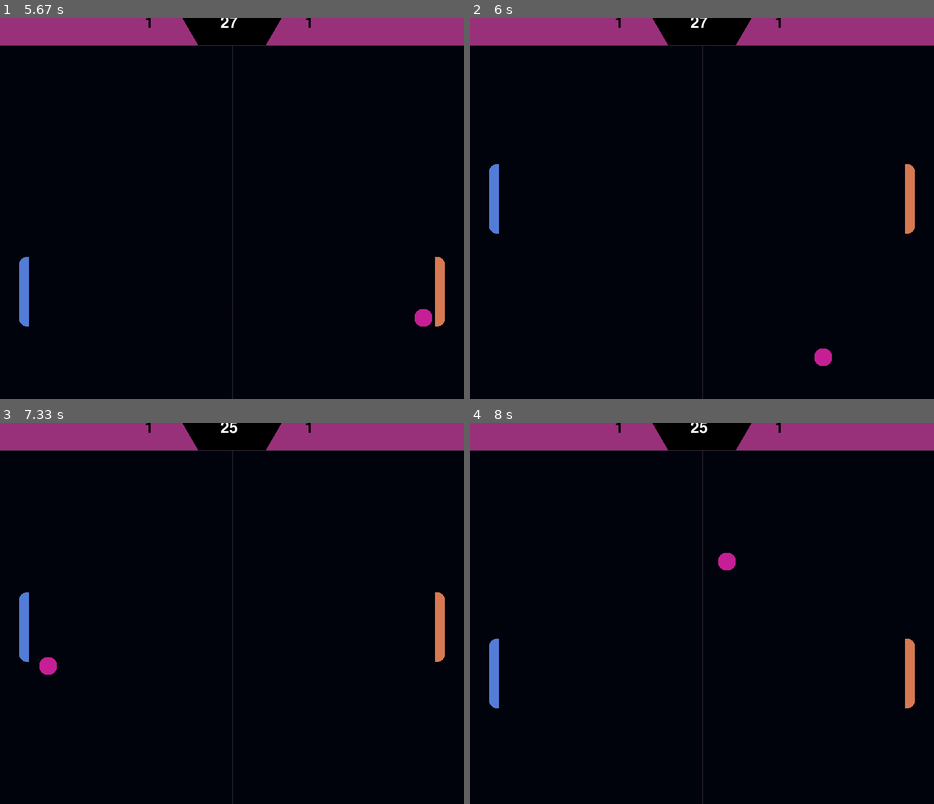
Above: before the commit, frames 1-4 (two rows, left to right).
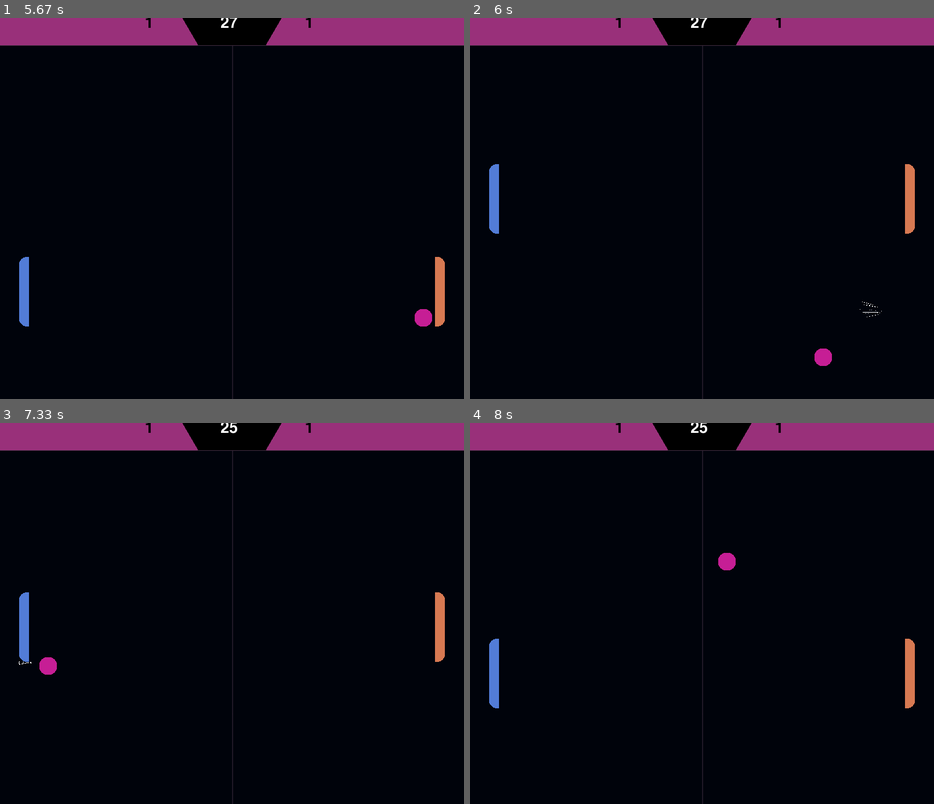
Above: after the commit, the same moments.

Repository: yada2x/pygame-pong
Game: pygame game, started from game.py
The game is run twice, just before and just after one commit, with the same random seed, the same clock (stepped at 60 frames per second) and the same inputs.
Inputs:
- Up to frame 1 (5.67 s): hold Up 0.33-0.8 s; hold Down 0.83-1.13 s; hold S 0.83-1.13 s; hold Up 1.17-1.53 s; hold W 1.17-1.53 s; hold Up 2.3-2.6 s; hold W 2.3-2.6 s; hold Up 2.63-3 s; hold W 2.63-3 s; hold Down 3.03-3.4 s; hold S 3.03-3.4 s; hold Up 3.43-3.73 s; hold W 3.43-3.73 s; hold Down 4.5-4.87 s; hold S 4.5-4.87 s; hold Up 4.9-5.2 s; hold W 4.9-5.2 s; hold Down 5.23-5.53 s; hold S 5.23-5.53 s; hold Up from 5.57 s (still down); hold W from 5.57 s (still down)
- Up to frame 2 (6 s): release Up at 5.93 s; release W at 5.93 s; hold Down from 5.97 s (still down); hold S from 5.97 s (still down)
- Up to frame 3 (7.33 s): release Down at 6.33 s; release S at 6.33 s; hold Up 6.37-6.67 s; hold W 6.37-6.67 s; hold Down 6.7-7 s; hold S 6.7-7 s; hold Up from 7.03 s (still down); hold W from 7.03 s (still down)
- Up to frame 4 (8 s): release Up at 7.4 s; release W at 7.4 s; hold Down 7.43-7.8 s; hold S 7.43-7.8 s; hold Up from 7.83 s (still down); hold W from 7.83 s (still down)

Frame 1 is identical in both runs. In frame 2, less than 0.1% of the frame differs, in the area x 84-89%, y 74-79%; in frame 3, less than 0.1%; in frame 4, nothing differs.

Commit message:
add very shoddy particles)

Diff:
--- a/game.py
+++ b/game.py
@@ -1,9 +1,11 @@
 import pygame
 import sys
 import random
+import math
 
 from scripts.utils import load_image, display_text
 from scripts.entities import PhysicsEntity, Ball
+from scripts.sparks import Spark
 
 class Game:
     def __init__(self):
@@ -17,7 +19,6 @@
 
         self.assets = {
             'ball': load_image('Ball.png'),
-            'ballmotion': load_image('BallMotion.png'),
             'board': load_image('Board.png'),
             'computer': load_image('Computer.png'),
             'player': load_image('Player.png'),
@@ -41,9 +42,12 @@
         self.comp_movement = [False, False] # [Up, Down] For Player
         self.paddle_speed = 10
 
-        # UI stuff
+        # UI
         self.player_score = 0
         self.computer_score = 0
+
+        # Sparks / Particle Effects
+        self.sparks: list[Spark] = []
 
     def restart(self):
         self.sfx['start'].play()
@@ -63,6 +67,7 @@
     def run(self):
         self.restart()
         while True:
+            # Rendering assets
             self.screen.fill((0, 0, 0)) # Clear everything
             self.screen.blit(self.assets['board'], (0, 300))
             self.screen.blit(self.assets['board'], (0, 47))
@@ -84,10 +89,13 @@
             collision = self.ball.update()
             self.ball.render(self.screen)
 
+            # Collision code
             restart = False
 
             if collision == 1:
                 self.sfx['paddle'].play()
+                for _ in range(10):
+                    self.sparks.append(Spark(self.ball.pos, random.random() - 0.5 + math.pi, 2 + random.random(), self.ball.x_dir))
             elif collision == 2:
                 self.sfx['wall'].play()
             elif collision == 3:
@@ -101,6 +109,14 @@
                 self.ball.render(self.screen)
                 restart = True
 
+            # Sparks / Particles Code
+            for spark in self.sparks.copy():
+                kill = spark.update()
+                spark.render(self.screen)
+                if kill:
+                    self.sparks.remove(spark)
+
+            # End-State Code
             if self.time_left <= 0:
                 restart = True
                 if self.player_score > self.computer_score:
--- /dev/null
+++ b/scripts/sparks.py
@@ -0,0 +1,25 @@
+import math
+import pygame
+
+class Spark:
+    def __init__(self, pos, angle, speed, x_dir):
+        self.pos = list(pos)
+        self.angle = angle
+        self.speed = speed
+        self.x_dir = x_dir
+
+    def update(self):
+        self.pos[0] += math.cos(self.angle) * self.speed
+        self.pos[1] += math.sin(self.angle) * self.speed
+
+        self.speed = max(0, self.speed - 0.1)
+        return not self.speed
+
+    def render(self, surface: pygame.Surface):
+        render_points = [
+            (self.pos[0] + math.cos(self.angle) * 10, self.pos[1] + math.sin(self.angle)),
+            (self.pos[0] + math.cos(self.angle + math.pi) * 10, self.pos[1] + math.sin(self.angle + math.pi) * 10),
+            (self.pos[0] + math.cos(self.angle + math.pi) * 10, self.pos[1] + math.sin(self.angle + math.pi) * 10),
+            (self.pos[0] + math.cos(self.angle - math.pi) * 10, self.pos[1] + math.sin(self.angle - math.pi) * 10),
+        ]
+        pygame.draw.polygon(surface, (255, 255, 255), render_points)
